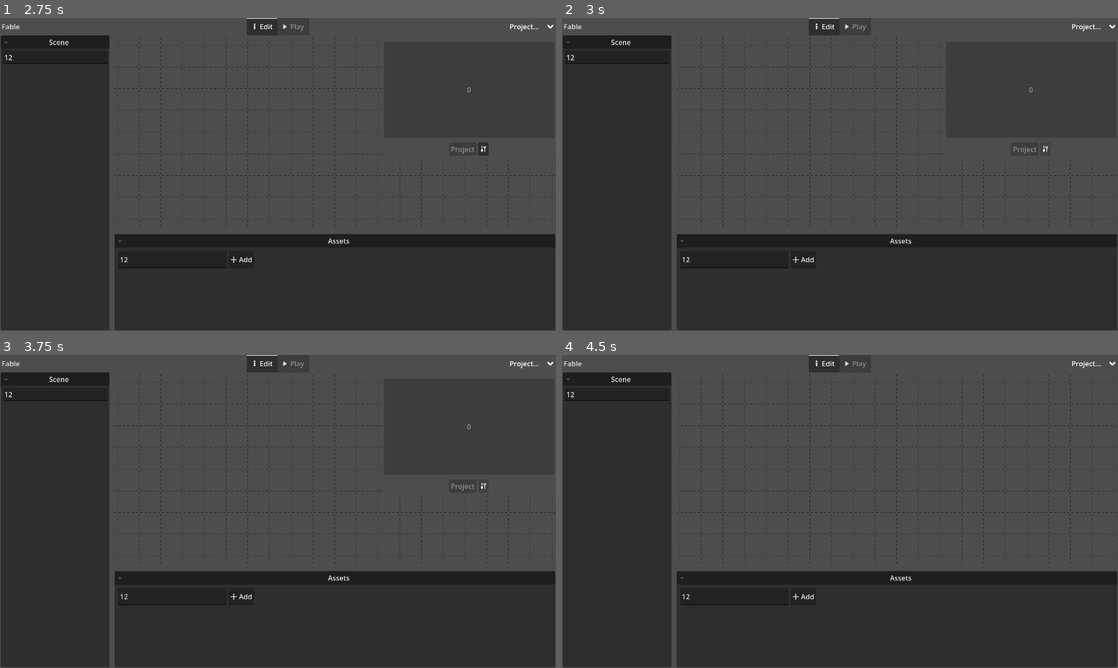
Above: before the commit, frames 1-4 (two rows, left to right).
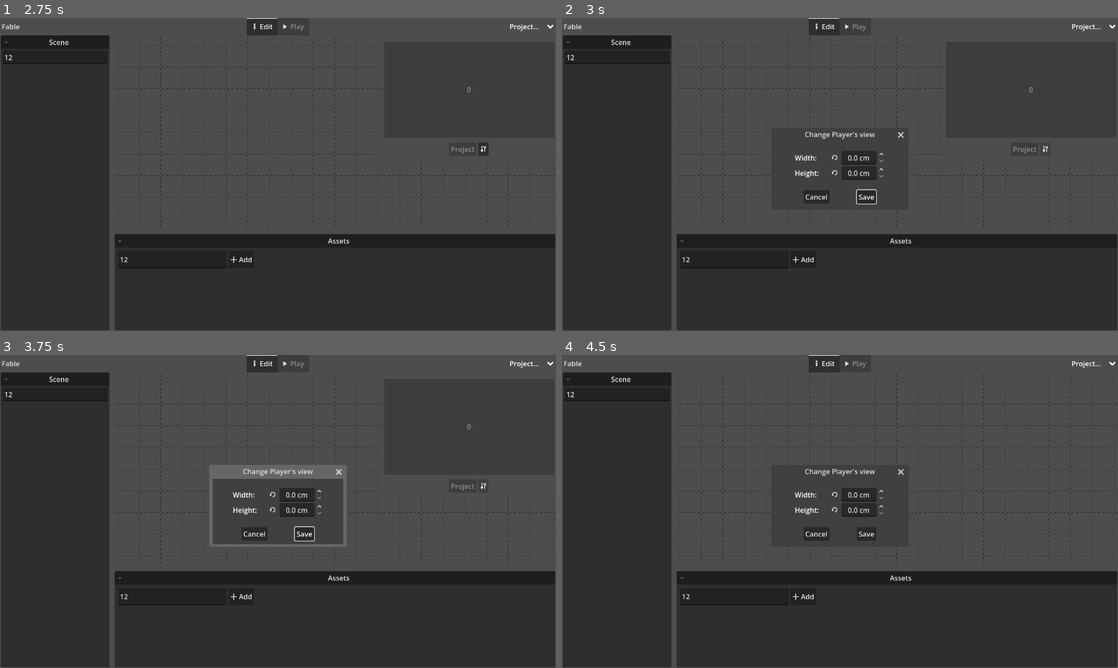
Above: after the commit, the same moments.

Repository: Vertco/Fable-Tabletop
Game: Godot game, scene res://scenes/editor/editor.tscn
The game is run twice, just before and just after one commit, with the same random seed, the same clock (stepped at 60 frames per second) and the same inputs. This scene is started directly instead of the project's main scene.
Inputs (mouse positions are in pixels of both pictures, inside the frame that each line leads up to):
- Up to frame 1 (2.75 s): click (55, 58) at 0.52 s; type "12" at 0.6 s; click (172, 259) at 0.75 s; type "12" at 0.83 s; click "Fable" at 1.25 s; click (528, 27) at 2 s
- Up to frame 2 (3 s): click (1045, 149) at 2.77 s
- Up to frame 3 (3.75 s): click (483, 486) at 3.52 s
- Up to frame 4 (4.5 s): click (834, 495) at 4.27 s

Frame 1 is identical in both runs. In frame 2, 1.1% of the frame differs, in the area x 41-62%, y 36-60%; in frame 3, 2.4%, in the area x 37-63%, y 35-62%; in frame 4, 1.1%.
Error in both runs: Cannot call method 'get_first_child' on a null value. (res://scenes/editor/scene_components/scene_tree/scene_tree.gd:71)

Commit message:
Add PC view zoom controls and persistence
Introduce PC viewport zoom management and persistence.

- scenes/editor/editor.gd: Add update_pc_zoom(size) to apply saved/player view sizes to %PcCam.zoom and call it when loading fable resources.
- scenes/editor/scene_components/display_selector.gd / .tscn: Add a pc_zoom_updated signal, emit it when projecting and when PC options are confirmed, add an Options button and a PcOptions ConfirmationDialog with Width/Height SpinBoxes to configure the player's view size.
- singletons/prefs.gd: Add exported pc_zoom property with setter that saves prefs and emits prefs_updated; save_prefs now logs when saving.

These changes allow configuring the PC/player view size via the editor UI and persist the setting across sessions.

Diff:
--- a/scenes/editor/editor.gd
+++ b/scenes/editor/editor.gd
@@ -100,6 +100,7 @@
 			%GmCam.zoom = Vector2(fable.gm_cam_zoom,fable.gm_cam_zoom)
 			%GmViewport.gm_zoom = fable.gm_cam_zoom
 			%PcCam.offset = fable.pc_cam_pos
+			update_pc_zoom(Prefs.pc_zoom)
 			%SceneRoot.add_child(new_scene)
 			%AssetBrowser.load_assets()
 			%SceneTree.scene = new_scene
@@ -144,6 +145,12 @@
 	" - " + %ModeSelector.get_tab_title(%ModeSelector.current_tab))
 
 
+func update_pc_zoom(size:Vector2) -> void:
+	print(size)
+	if size != Vector2(0,0):
+		%PcCam.zoom = Vector2((%PcWindow.get_visible_rect().size*0.0508)/size)
+
+
 func _notification(what):
 	if what == NOTIFICATION_WM_CLOSE_REQUEST:
 		App.confirm("Save changes to this fable?","Save Changes?",\
--- a/scenes/editor/editor.tscn
+++ b/scenes/editor/editor.tscn
@@ -344,6 +344,7 @@
 
 [connection signal="child_order_changed" from="SceneRoot" to="VBoxContainer/MarginContainer/HSplitContainer/VSplitContainer2/Panel/GmViewport" method="update_scene"]
 [connection signal="tab_changed" from="VBoxContainer/HBoxContainer/ModeSelector" to="." method="_on_mode_selector_tab_changed"]
+[connection signal="pc_zoom_updated" from="VBoxContainer/HBoxContainer/HBoxContainer/DisplaySelector" to="." method="update_pc_zoom"]
 [connection signal="selection_changed" from="VBoxContainer/MarginContainer/HSplitContainer/VSplitContainer3/FoldableContainer/SceneTree" to="VBoxContainer/MarginContainer/HSplitContainer/VSplitContainer2/Panel" method="update"]
 [connection signal="mouse_entered" from="VBoxContainer/MarginContainer/HSplitContainer/VSplitContainer2/Panel/GmViewport" to="VBoxContainer/MarginContainer/HSplitContainer/VSplitContainer2/Panel/GmViewport" method="_on_mouse_entered"]
 [connection signal="mouse_exited" from="VBoxContainer/MarginContainer/HSplitContainer/VSplitContainer2/Panel/GmViewport" to="VBoxContainer/MarginContainer/HSplitContainer/VSplitContainer2/Panel/GmViewport" method="_on_mouse_exited"]
--- a/scenes/editor/scene_components/display_selector.gd
+++ b/scenes/editor/scene_components/display_selector.gd
@@ -1,4 +1,7 @@
 extends Control
+
+
+signal pc_zoom_updated(zoom:Vector2)
 
 
 @export var pc_window:Window
@@ -172,9 +175,35 @@
 		var global_pos = DisplayServer.screen_get_position(App.pc_display)
 		pc_window.set_position(global_pos)
 		pc_window.popup()
+		emit_signal("pc_zoom_updated", Prefs.pc_zoom)
 		%SelectionMenu.hide()
 		App.notify(App.StatusState.SUCCESS,"Succesfully started projecting")
 		update()
-		#%PcOverlay.visible = true
-		#%PcGridRenderer.queue_redraw()
-		#%PcCamControl.update()
+
+
+func _on_options_button_pressed() -> void:
+	%PcOptions.popup()
+
+
+func _on_pc_options_about_to_popup() -> void:
+	%Width.value = Prefs.pc_zoom.x
+	%Height.value = Prefs.pc_zoom.y
+
+
+func _on_pc_options_confirmed() -> void:
+	var pc_view_size:Vector2
+	if %Width.value == 0 && %Height.value == 0:
+		emit_signal("pc_zoom_updated", Vector2(0,0))
+		pc_view_size = Vector2(0,0)
+	else:
+		pc_view_size = Vector2(%Width.value,%Height.value)
+	Prefs.save_prefs({"pc_zoom": pc_view_size})
+	emit_signal("pc_zoom_updated", pc_view_size)
+
+
+func _on_reset_width_pressed() -> void:
+	%Width.value = 0
+
+
+func _on_reset_height_pressed() -> void:
+	%Height.value = 0
--- a/scenes/editor/scene_components/display_selector.tscn
+++ b/scenes/editor/scene_components/display_selector.tscn
@@ -3,6 +3,7 @@
 [ext_resource type="Texture2D" uid="uid://6urlri2cvn48" path="res://media/icons/chevron_down.svg" id="1_6f8ci"]
 [ext_resource type="Script" uid="uid://duleos7o6tkld" path="res://scenes/editor/scene_components/display_selector.gd" id="1_pvy70"]
 [ext_resource type="Texture2D" uid="uid://cwgq8y4rygcmm" path="res://media/icons/modifiers.svg" id="3_dmy7r"]
+[ext_resource type="Texture2D" uid="uid://b0xmgpk2dvu8k" path="res://media/icons/reload.svg" id="4_fj8ug"]
 
 [sub_resource type="StyleBoxEmpty" id="StyleBoxEmpty_pvy70"]
 
@@ -95,10 +96,78 @@
 disabled = true
 text = "Project"
 
-[node name="Button" type="Button" parent="SelectionMenu/MarginContainer/VBoxContainer/HBoxContainer" unique_id=604368654]
+[node name="OptionsButton" type="Button" parent="SelectionMenu/MarginContainer/VBoxContainer/HBoxContainer" unique_id=604368654]
 layout_mode = 2
 icon = ExtResource("3_dmy7r")
+
+[node name="PcOptions" type="ConfirmationDialog" parent="." unique_id=373457097]
+unique_name_in_owner = true
+oversampling_override = 1.0
+title = "Change Player's view"
+initial_position = 2
+size = Vector2i(300, 150)
+ok_button_text = "Save"
+
+[node name="MarginContainer" type="MarginContainer" parent="PcOptions" unique_id=539639956]
+offset_left = 8.0
+offset_top = 8.0
+offset_right = 292.0
+offset_bottom = 101.0
+
+[node name="VBoxContainer" type="VBoxContainer" parent="PcOptions/MarginContainer" unique_id=1152911948]
+layout_mode = 2
+size_flags_horizontal = 4
+alignment = 1
+
+[node name="HBoxContainer" type="HBoxContainer" parent="PcOptions/MarginContainer/VBoxContainer" unique_id=231210066]
+layout_mode = 2
+
+[node name="Label" type="Label" parent="PcOptions/MarginContainer/VBoxContainer/HBoxContainer" unique_id=213279622]
+custom_minimum_size = Vector2(75, 0)
+layout_mode = 2
+text = "Width:"
+
+[node name="ResetWidth" type="Button" parent="PcOptions/MarginContainer/VBoxContainer/HBoxContainer" unique_id=1889048924]
+layout_mode = 2
+icon = ExtResource("4_fj8ug")
+flat = true
+
+[node name="Width" type="SpinBox" parent="PcOptions/MarginContainer/VBoxContainer/HBoxContainer" unique_id=1570636085]
+unique_name_in_owner = true
+custom_minimum_size = Vector2(100, 0)
+layout_mode = 2
+step = 0.1
+alignment = 1
+suffix = "cm"
+select_all_on_focus = true
+
+[node name="HBoxContainer2" type="HBoxContainer" parent="PcOptions/MarginContainer/VBoxContainer" unique_id=750184522]
+layout_mode = 2
+
+[node name="Label" type="Label" parent="PcOptions/MarginContainer/VBoxContainer/HBoxContainer2" unique_id=1970990182]
+custom_minimum_size = Vector2(75, 0)
+layout_mode = 2
+text = "Height:"
+
+[node name="ResetHeight" type="Button" parent="PcOptions/MarginContainer/VBoxContainer/HBoxContainer2" unique_id=1870330675]
+layout_mode = 2
+icon = ExtResource("4_fj8ug")
+flat = true
+
+[node name="Height" type="SpinBox" parent="PcOptions/MarginContainer/VBoxContainer/HBoxContainer2" unique_id=1088808302]
+unique_name_in_owner = true
+custom_minimum_size = Vector2(100, 0)
+layout_mode = 2
+step = 0.1
+alignment = 1
+suffix = "cm"
+select_all_on_focus = true
 
 [connection signal="pressed" from="." to="." method="_on_pressed"]
 [connection signal="mouse_exited" from="SelectionMenu" to="." method="_on_selection_menu_mouse_exited"]
 [connection signal="pressed" from="SelectionMenu/MarginContainer/VBoxContainer/HBoxContainer/ConfirmButton" to="." method="_on_confirmed"]
+[connection signal="pressed" from="SelectionMenu/MarginContainer/VBoxContainer/HBoxContainer/OptionsButton" to="." method="_on_options_button_pressed"]
+[connection signal="about_to_popup" from="PcOptions" to="." method="_on_pc_options_about_to_popup"]
+[connection signal="confirmed" from="PcOptions" to="." method="_on_pc_options_confirmed"]
+[connection signal="pressed" from="PcOptions/MarginContainer/VBoxContainer/HBoxContainer/ResetWidth" to="." method="_on_reset_width_pressed"]
+[connection signal="pressed" from="PcOptions/MarginContainer/VBoxContainer/HBoxContainer2/ResetHeight" to="." method="_on_reset_height_pressed"]
--- a/singletons/prefs.gd
+++ b/singletons/prefs.gd
@@ -26,6 +26,12 @@
 		if initialized:
 			save_prefs({"assets_location": value})
 		emit_signal("prefs_updated","assets_location")
+@export var pc_zoom:Vector2:
+	set(value):
+		pc_zoom = value
+		if initialized:
+			save_prefs({"pc_zoom": value})
+		emit_signal("prefs_updated","pc_zoom")
 
 
 func _ready() -> void:
